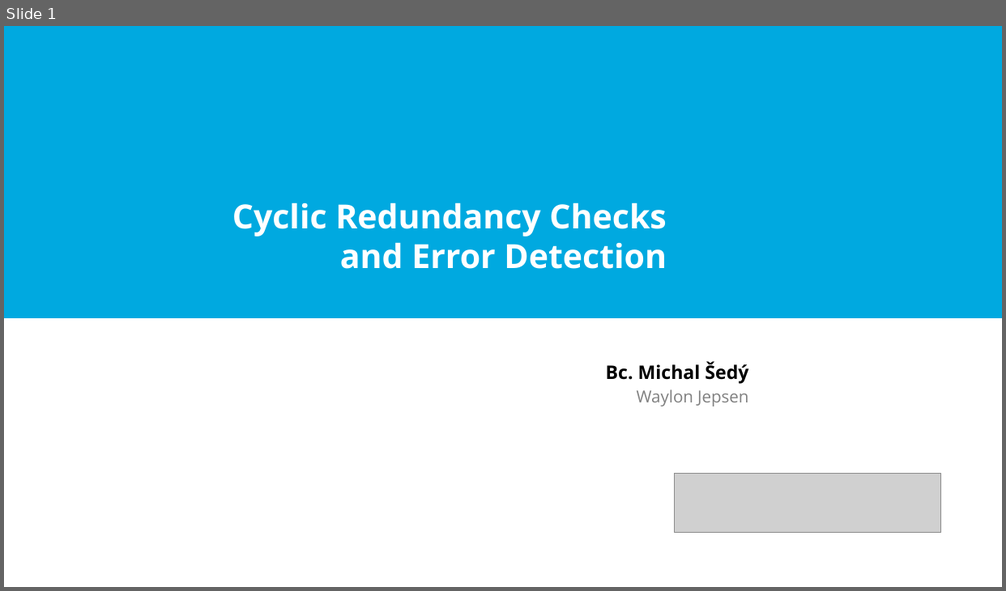
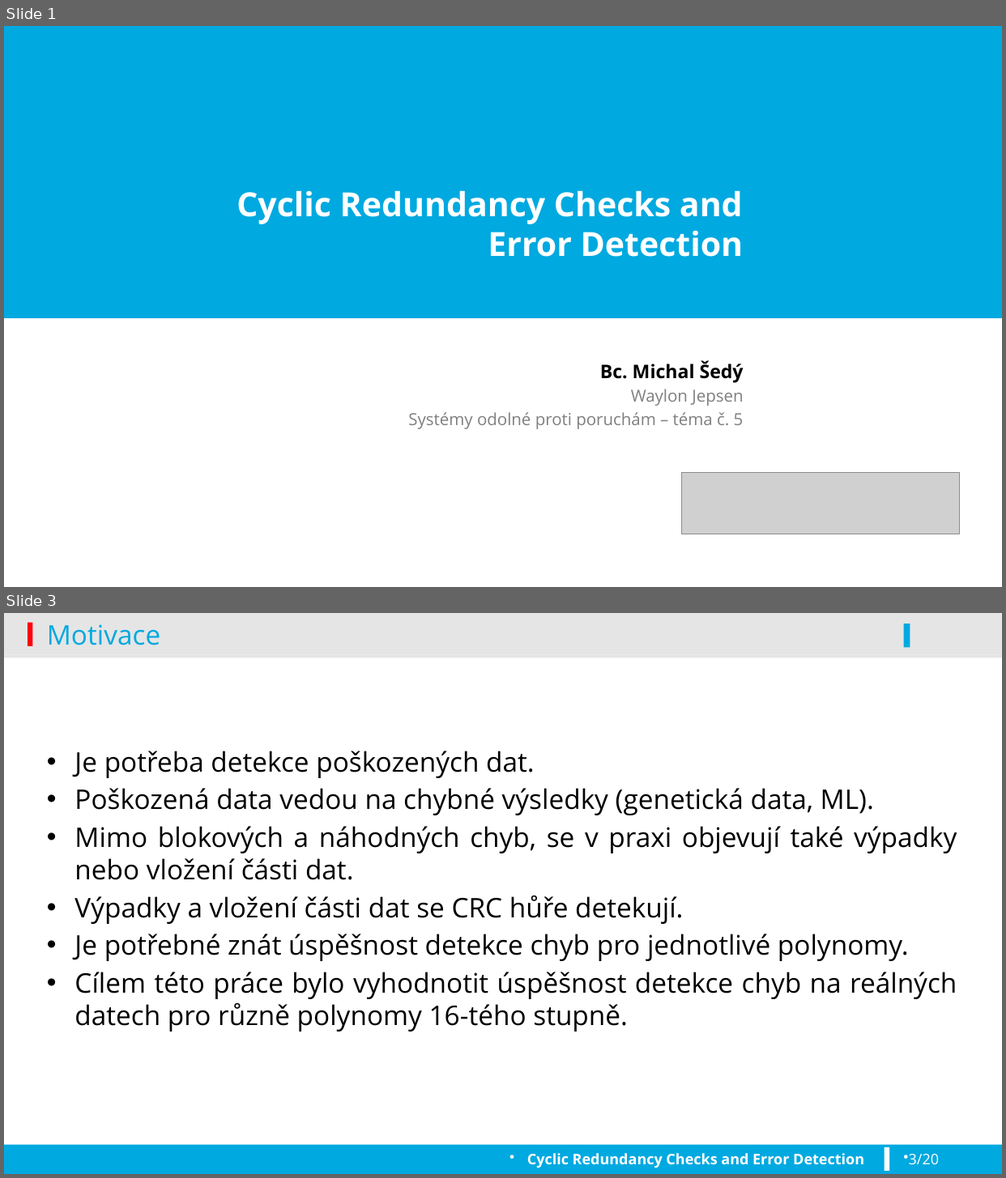
Before and after one commit to koniksedy/VUT-FIT, a slide deck: SPP-prezentace.pptx. Shown one above the other, each under a label of ours: slide 1 before the commit, slides 1 and 3 after it; the slides between them are not shown. The pictures are 1006x591 and 1006x1178 pixels, drawn with LibreOffice and Linux fonts; fonts in the diff are those of the drawing; grey boxes stand for pictures; background and template pictures are left out. Boxes give left, top, right and bottom in pixels: in the first picture for what was removed or moved away, otherwise in the second. Text is boxed around its words. In the diff, an @@ line names an element or a change of style, - is before the commit and + after.

```diff
--- a/SPP-prezentace.pptx
+++ b/SPP-prezentace.pptx
@@ slide 3 added at box(4, 613, 1002, 1174), background #FFFFFF @@
@@ rectangle added at box(4, 613, 1002, 655), fill #000000 at 10% opacity @@
@@ rectangle added at box(27, 623, 32, 647), fill #FE000C @@
@@ title added at box(47, 624, 160, 645), 26 pt, text #00A9E0 @@
+Motivace
@@ rectangle added at box(904, 624, 910, 648), fill #00A9E0 @@
@@ rectangle added at box(4, 655, 1002, 658), fill #000000 at 10% opacity @@
@@ text added at box(74, 751, 957, 1032), 26 pt, text #000000 @@
+• Je potřeba detekce poškozených dat.
+• Poškozená data vedou na chybné výsledky (genetická data, ML).
+• Mimo blokových a náhodných chyb, se v praxi objevují také výpadky nebo vložení části dat.
+• Výpadky a vložení části dat se CRC hůře detekují.
+• Je potřebné znát úspěšnost detekce chyb pro jednotlivé polynomy.
+• Cílem této práce bylo vyhodnotit úspěšnost detekce chyb na reálných datech pro různě polynomy 16-tého stupně.
@@ rectangle added at box(4, 1145, 1002, 1174), fill #00A9E0 @@
@@ text added at box(527, 1153, 864, 1169), 14 pt, text #FFFFFF, bold @@
+Cyclic Redundancy Checks and Error Detection
@@ rectangle added at box(884, 1148, 889, 1171), fill #FFFFFF @@
@@ page number added at box(909, 1154, 939, 1165), 14 pt, text #FFFFFF @@
+3/20
@@ slide 1 changed as well @@
@@ title "Cyclic Redundancy Checks and Error ..." rewrapped from box(232, 203, 667, 269) to box(236, 190, 744, 257) @@
@@ text "Bc. Michal Šedý": place and size @@
-text "Bc. Michal Šedý" at box(606, 362, 748, 407)
+text "Bc. Michal Šedý" at box(408, 361, 744, 429)
@@ text at box(408, 412, 744, 429): paragraph added @@
+Systémy odolné proti poruchám – téma č. 5
@@ picture: place and size @@
-picture at box(675, 474, 940, 533)
+picture at box(681, 473, 959, 535)
```
Also in this commit, not shown: 17 other slides added, 1 slide removed, 1 other file.
